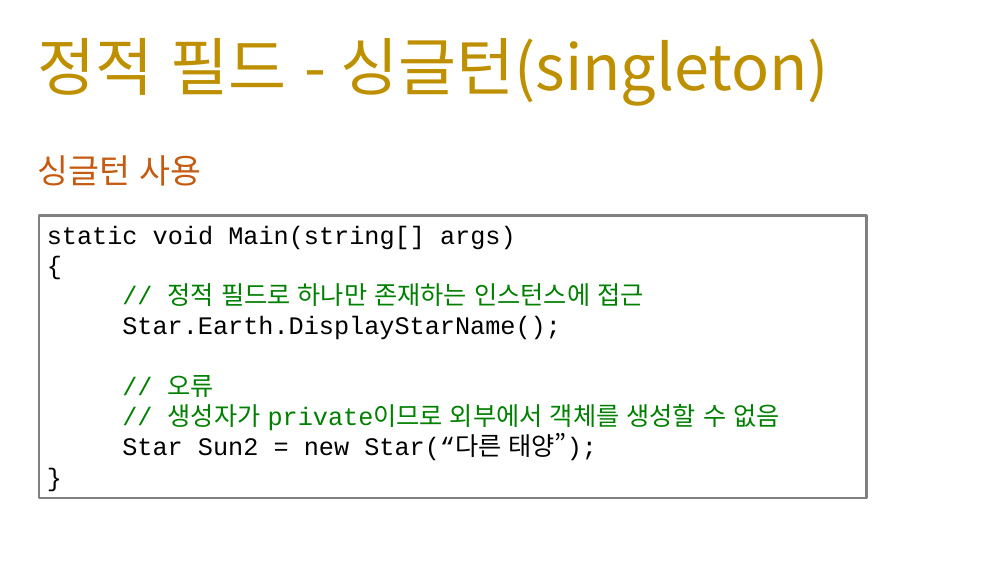
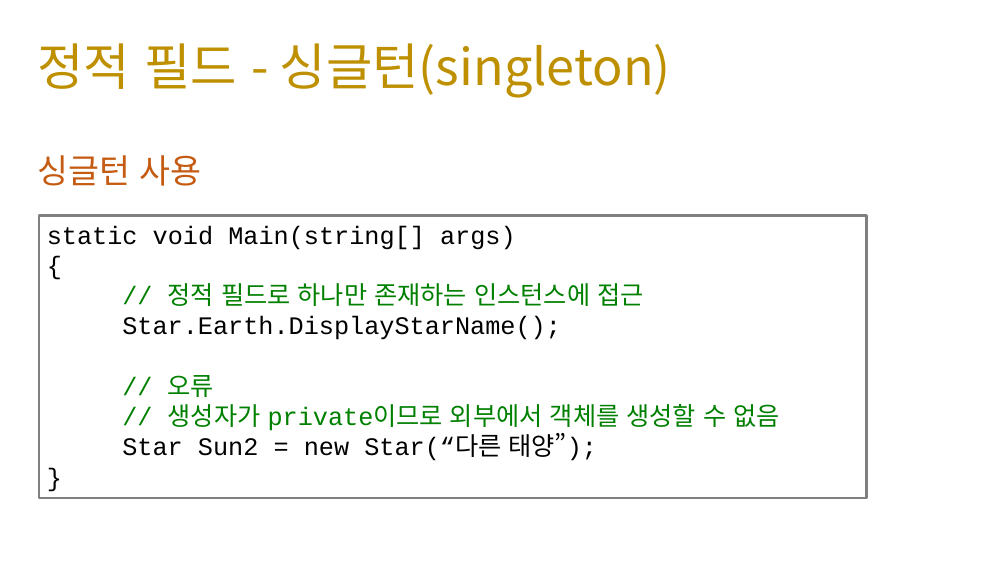
Before and after one commit to IamGroooooot/cien-unity-2019, a slide deck: slide 9 of 3주차.pptx (slide 8 before the commit). Drawn at 1008x567 pixels with LibreOffice and Linux fonts; fonts in the diff are those of the drawing. Boxes give left, top, right and bottom in pixels: in the first picture for what was removed or moved away, otherwise in the second. Text is boxed around its words. In the diff, an @@ line names an element or a change of style, - is before the commit and + after.

```diff
--- a/3주차.pptx
+++ b/3주차.pptx
@@ title "정적 필드 - 싱글턴(singleton)" at (37,43,671,98): size 60 to 48 pt @@
```
Also in this commit, not shown: 7 other slides changed, 1 slide added, 1 other file.
